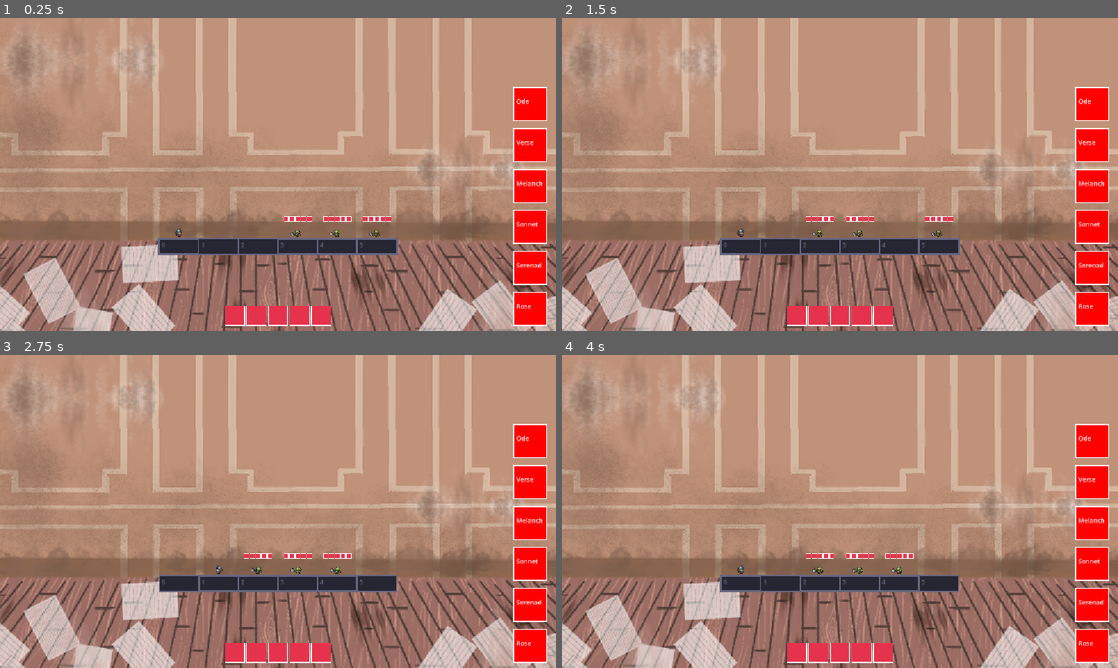
Above: before the commit, frames 1-4 (two rows, left to right).
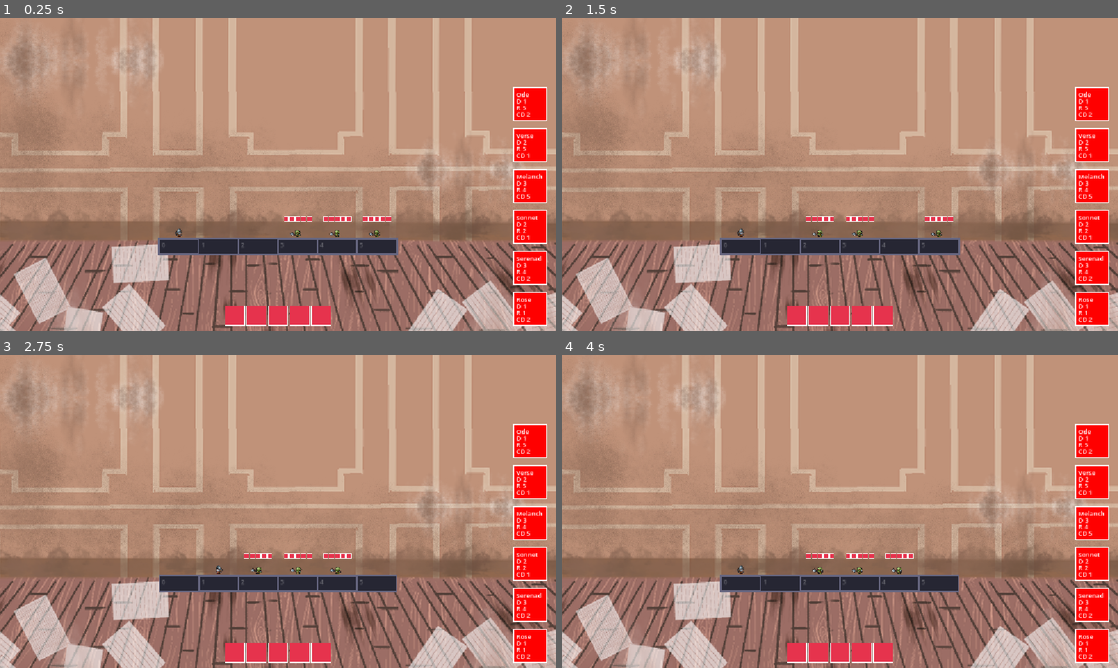
Above: after the commit, the same moments.

Repository: NiorsHaz/GMJ-Instase-2026
Game: Godot game, scene res://Scene/level_test.tscn
Same seed, same stepped clock (60 frames per second), same inputs: the game is played once before the commit and once after it.
Inputs (mouse positions are in pixels of both pictures, inside the frame that each line leads up to):
- Up to frame 1 (0.25 s): no input
- Up to frame 2 (1.5 s): tap Enter (ui_accept) at 0.5, 0.77 s; move the mouse to (962, 158) at 0.52 s; hold Right (ui_right) 0.53-1.28 s; tap E at 0.6, 1.35 s; click (962, 158) at 0.67 s; move the mouse to (728, 190) at 1.27 s; hold Left (ui_left) from 1.28 s (still down)
- Up to frame 3 (2.75 s): tap Enter (ui_accept) at 1.52 s; move the mouse to (333, 442) at 2.02 s; release Left (ui_left) at 2.03 s; hold Right (ui_right) from 2.03 s (still down); tap E at 2.1 s
- Up to frame 4 (4 s): move the mouse to (812, 574) at 2.77 s; tap E at 2.85, 3.6 s; click (812, 574) at 2.92 s; tap Enter (ui_accept) at 3.02, 3.5, 3.77 s; move the mouse to (1006, 558) at 3.52 s; release Right (ui_right) at 3.53 s; hold Left (ui_left) from 3.53 s (still down)

The runs differ from the first frame. In frame 1, 12% of the frame differs, in the area x 0-100%, y 23-100%; in frame 2, 12%; in frame 3, 12%; in frame 4, 12%.

Commit message:
adding word stats to ui

Diff:
--- a/Scene/level_test.tscn
+++ b/Scene/level_test.tscn
@@ -15,6 +15,6 @@
 
 [node name="Sol" type="Sprite2D" parent="." unique_id=907096523]
 z_index = -1
-position = Vector2(574, 261.00003)
+position = Vector2(554, 261.00003)
 scale = Vector2(0.82641464, 0.8264147)
 texture = ExtResource("3_bc5pw")
--- a/Scripts/level.gd
+++ b/Scripts/level.gd
@@ -248,7 +248,10 @@
 		var tile_rect = _hand_rect(i)
 		draw_rect(tile_rect, tile.tile_color, true)
 		draw_rect(tile_rect, Color.WHITE, false, 2.0)
-		draw_string(font, tile_rect.position + Vector2(tile_rect.size.x * 0.08, tile_rect.size.y * 0.5), tile.tile_name, HORIZONTAL_ALIGNMENT_LEFT, tile_rect.size.x * 0.84, _font_for(tile_rect), Color.WHITE)
+		draw_string(font, tile_rect.position + Vector2(tile_rect.size.x * 0.08, tile_rect.size.y * 0.3), tile.tile_name, HORIZONTAL_ALIGNMENT_LEFT, tile_rect.size.x * 0.84, _font_for(tile_rect), Color.WHITE)
+		draw_string(font, tile_rect.position + Vector2(tile_rect.size.x * 0.08, tile_rect.size.y * 0.5), "D "+ str(tile.damage), HORIZONTAL_ALIGNMENT_LEFT, tile_rect.size.x * 0.84, _font_for(tile_rect), Color.WHITE)
+		draw_string(font, tile_rect.position + Vector2(tile_rect.size.x * 0.08, tile_rect.size.y * 0.7), "R "+ str(tile.range_distance), HORIZONTAL_ALIGNMENT_LEFT, tile_rect.size.x * 0.84, _font_for(tile_rect), Color.WHITE)
+		draw_string(font, tile_rect.position + Vector2(tile_rect.size.x * 0.08, tile_rect.size.y * 0.9), "CD "+ str(tile.cooldown_max), HORIZONTAL_ALIGNMENT_LEFT, tile_rect.size.x * 0.84, _font_for(tile_rect), Color.WHITE)
 
 	# --- Queue, small column, label on its right ---
 	var queue_first = _queue_rect(0)
